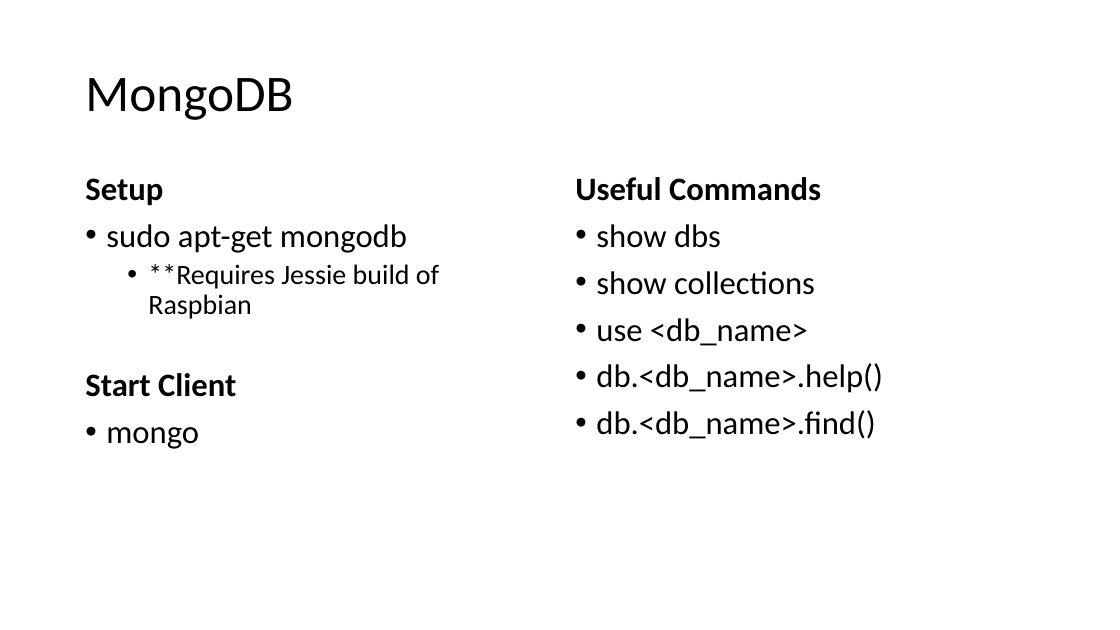
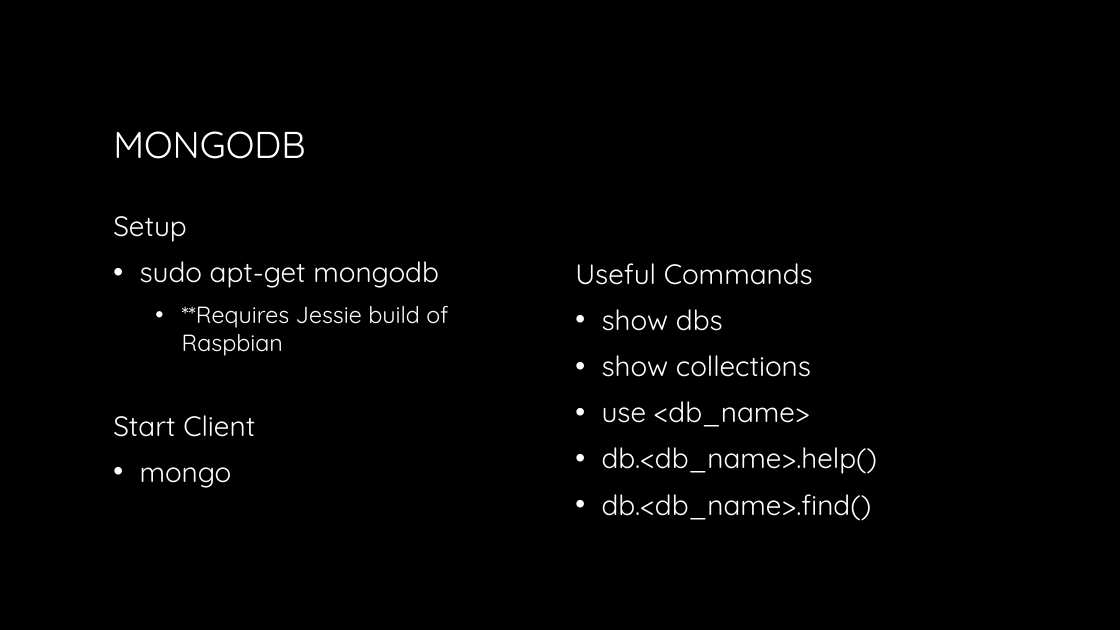
Before and after one commit to SgfPythonDevs/cboschert-iot-fermonitor, a slide deck: slide 12 of PresentationContent/PyDev_IoT_SlideDeck.pptx (slide 7 before the commit). Drawn at 1120x630 pixels with LibreOffice and Linux fonts; fonts in the diff are those of the drawing; background and template pictures are left out. Boxes give left, top, right and bottom in pixels: in the first picture for what was removed or moved away, otherwise in the second. Text is boxed around its words. In the diff, an @@ line names an element or a change of style, - is before the commit and + after.

Commit message:
Presentation slide deck; PowerQuery queries; typo correction on dashboard template

```diff
--- a/PresentationContent/PyDev_IoT_SlideDeck.pptx
+++ b/PresentationContent/PyDev_IoT_SlideDeck.pptx
@@ background #FFFFFF to picture (left out) @@
@@ title at box(113, 131, 305, 159): text changed; size 44 to 32 pt; font Calibri to Quicksand; text colour #000000 to gradient #FFFFFF to #A6A6A6 @@
-MongoDB
+MONGODB
@@ text "Setup": place and size @@
-text "Setup" at box(85, 178, 439, 449)
+text "Setup" at box(113, 261, 448, 488)
@@ text "Setup" at box(113, 261, 448, 488): size 28 to 24 pt in "Setup", "sudo apt-get mongodb", "Start Client", "mongo"; font Calibri to Quicksand, text colour #000000 to #FFFFFF; bold off in "Setup", "Start Client"; size 24 to 20 pt in "**Requires Jessie build of Raspbian"; line spacing 0.9 to 1; indent changed; more space between paragraphs; vertical alignment top to middle @@
@@ text "Useful Commands": place and size @@
-text "Useful Commands" at box(575, 177, 883, 439)
+text "Useful Commands" at box(575, 263, 878, 521)
@@ text "Useful Commands" at box(575, 263, 878, 521): size 28 to 24 pt, font Calibri to Quicksand, text colour #000000 to #FFFFFF; bold off in "Useful Commands"; line spacing 0.9 to 1; indent changed; vertical alignment top to middle @@
```
Also in this commit, not shown: 8 other slides changed, 6 slides added, 2 slides removed, 3 other files.
